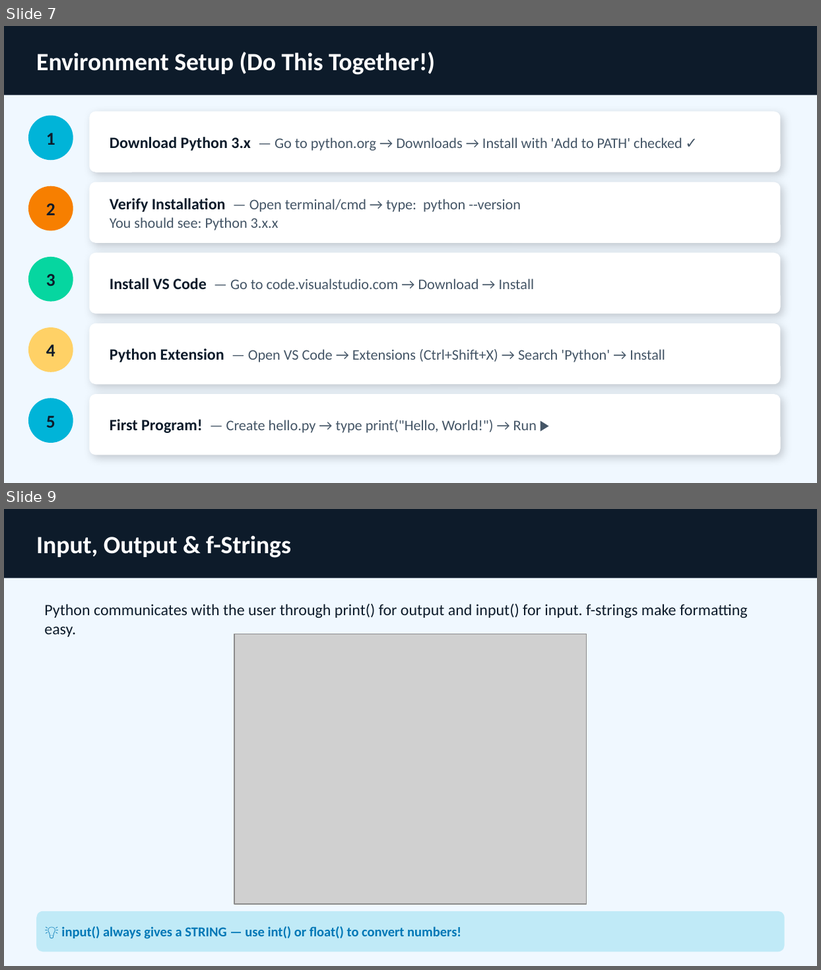
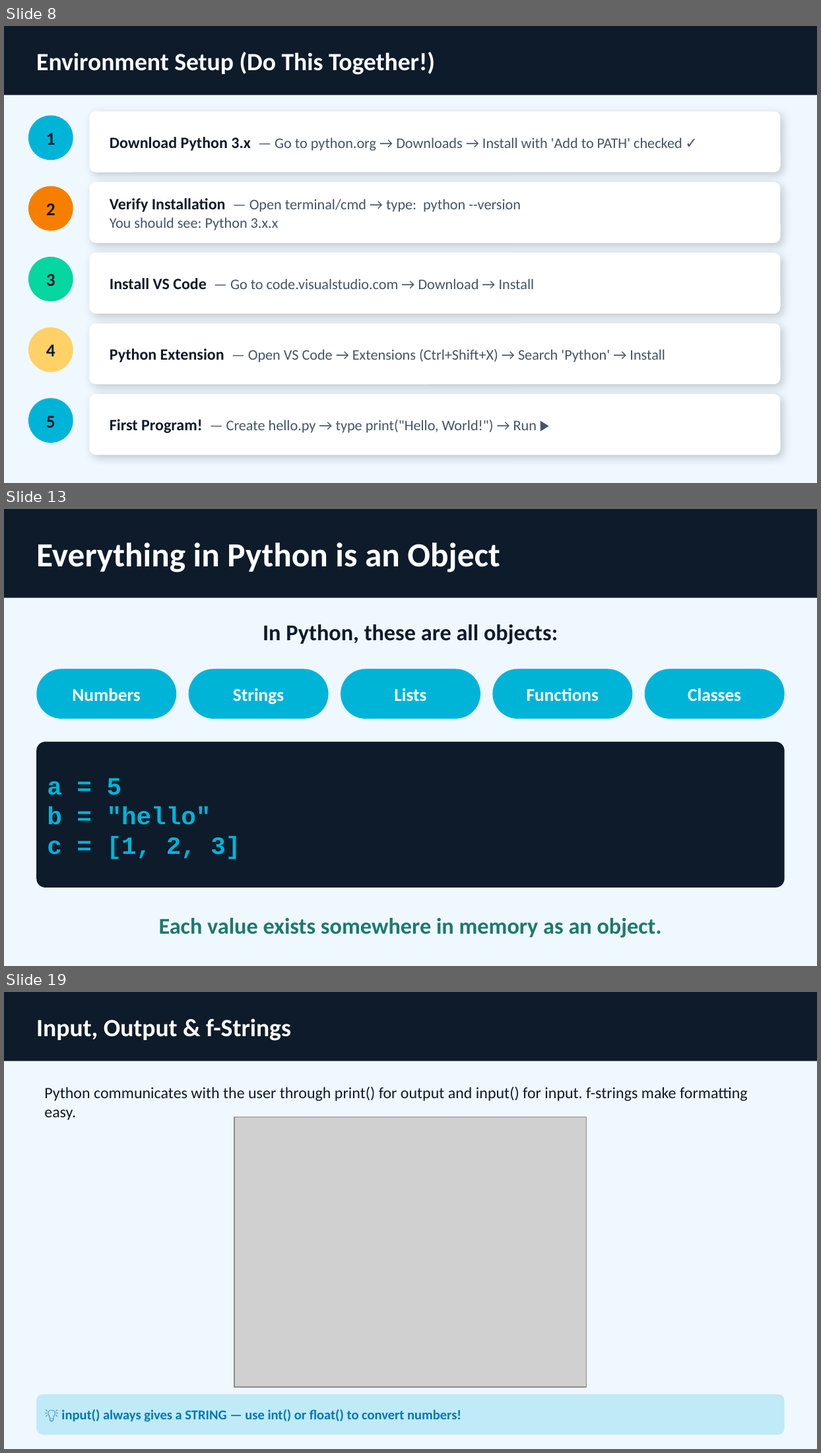
Before and after one commit to GursimranjeetSingh/2b-Academy, a slide deck: Presentations/2b_Academy_Week1.pptx. Shown one above the other, each under a label of ours: slides 7 and 9 before the commit, slides 8, 13 and 19 after it; the slides between them are not shown. The pictures are 821x970 and 821x1453 pixels, drawn with LibreOffice and Linux fonts; fonts in the diff are those of the drawing; grey boxes stand for pictures. Boxes give left, top, right and bottom in pixels: in the first picture for what was removed or moved away, otherwise in the second. Text is boxed around its words. In the diff, an @@ line names an element or a change of style, - is before the commit and + after.

```diff
--- a/Presentations/2b_Academy_Week1.pptx
+++ b/Presentations/2b_Academy_Week1.pptx
@@ slide 13 added at box(4, 509, 817, 966), background #F0F8FF @@
@@ rectangle added at box(4, 509, 817, 597), fill #0D1B2A @@
@@ text added at box(36, 543, 500, 572), 30 pt, text #FFFFFF, bold @@
+Everything in Python is an Object
@@ text added at box(263, 625, 558, 644), 20 pt, text #0D1B2A, bold @@
+In Python, these are all objects:
@@ rounded rectangle added at box(36, 669, 176, 719), fill #00B4D8, 16 pt, text #FFFFFF, bold @@
+Numbers
@@ rounded rectangle added at box(189, 669, 329, 719), fill #00B4D8, 16 pt, text #FFFFFF, bold @@
+Strings
@@ rounded rectangle added at box(341, 669, 481, 719), fill #00B4D8, 16 pt, text #FFFFFF, bold @@
+Lists
@@ rounded rectangle added at box(492, 669, 632, 719), fill #00B4D8, 16 pt, text #FFFFFF, bold @@
+Functions
@@ rounded rectangle added at box(645, 669, 785, 719), fill #00B4D8, 16 pt, text #FFFFFF, bold @@
+Classes
@@ rounded rectangle added at box(36, 743, 785, 888), fill #0D1B2A, 22 pt, text #00B4D8, bold @@
+a = 5
+b = "hello"
+c = [1, 2, 3]
@@ text added at box(159, 918, 662, 938), 20 pt, text #1B7A6E, bold @@
+Each value exists somewhere in memory as an object.
@@ what was slide 7 is now slide 8 @@
@@ what was slide 9 is now slide 19 @@
```
Also in this commit, not shown: 18 other slides added, 2 slides removed.
